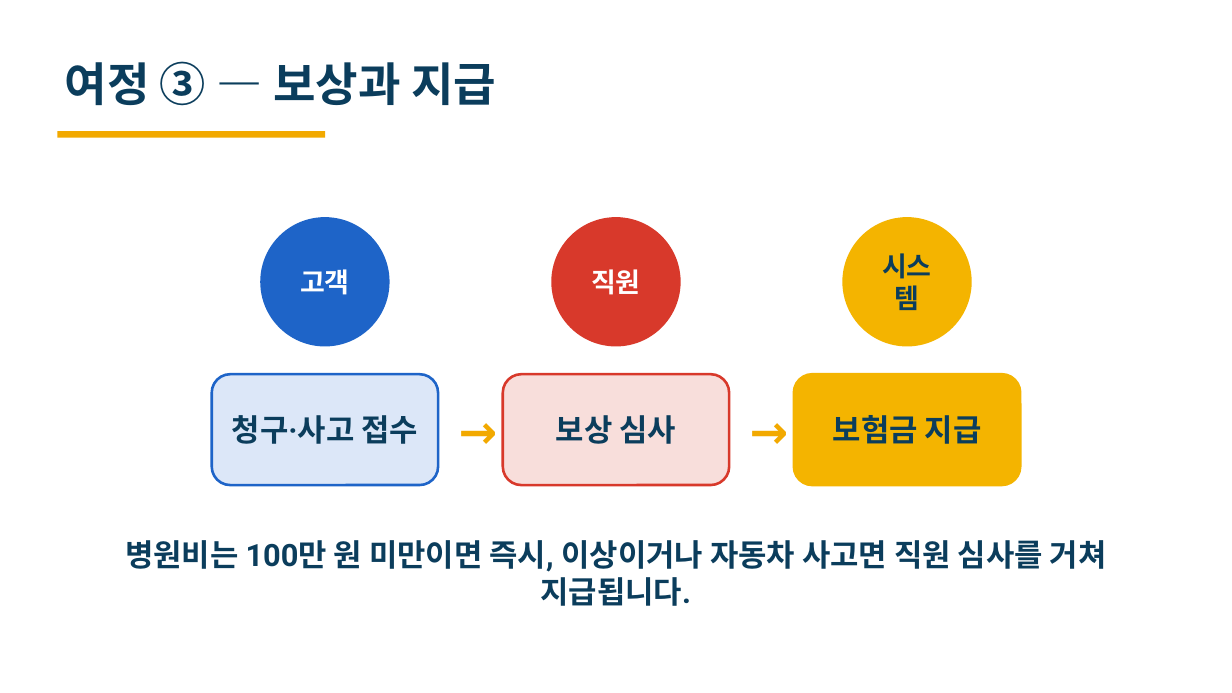
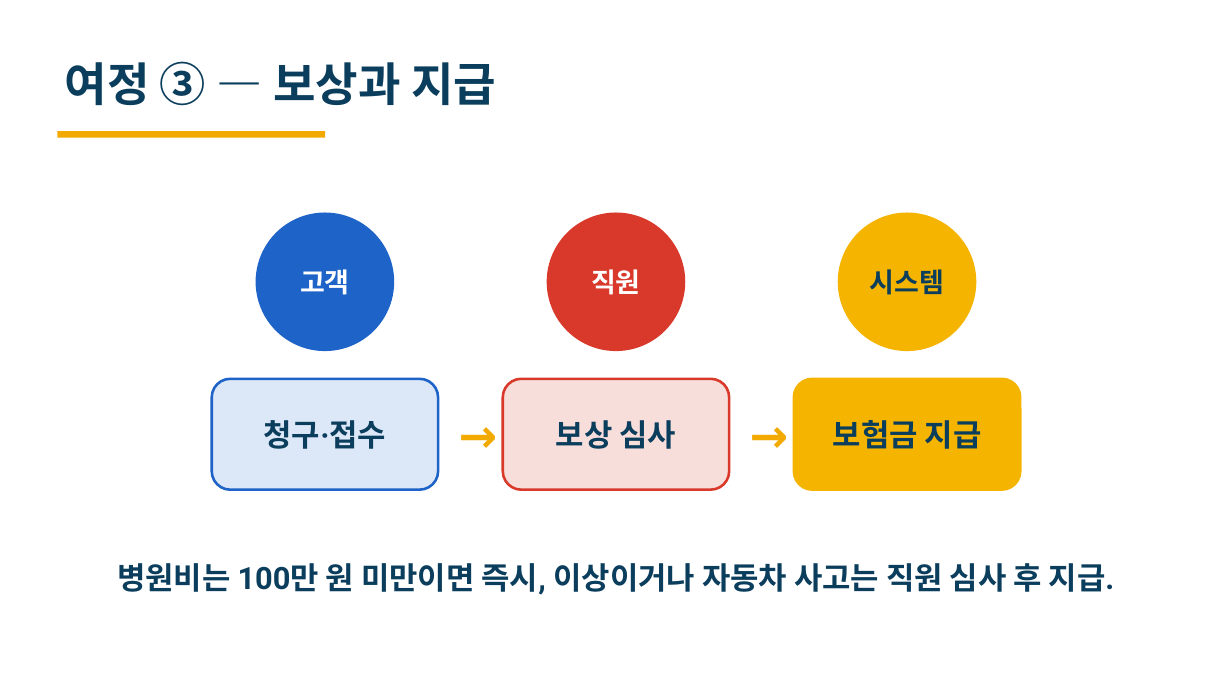
Before and after one commit to heyoonyoon/distributed-programming, a slide deck: slide 8 of docs/presentation/보험발표-편집가능.pptx. Drawn at 1232x693 pixels with LibreOffice and Linux fonts; fonts in the diff are those of the drawing. Boxes give left, top, right and bottom in pixels: in the first picture for what was removed or moved away, otherwise in the second. Text is boxed around its words. In the diff, an @@ line names an element or a change of style, - is before the commit and + after.

```diff
--- a/docs/presentation/보험발표-편집가능.pptx
+++ b/docs/presentation/보험발표-편집가능.pptx
@@ ellipse "고객": place and size @@
-ellipse "고객" at box(261, 217, 390, 347)
+ellipse "고객" at box(256, 213, 395, 351)
@@ ellipse "직원": place and size @@
-ellipse "직원" at box(552, 217, 681, 347)
+ellipse "직원" at box(547, 213, 686, 351)
@@ ellipse "시스템": place and size @@
-ellipse "시스템" at box(843, 217, 972, 347)
+ellipse "시스템" at box(838, 213, 977, 351)
@@ 3 rounded rectangles, 2 texts: place and size @@
-3 rounded rectangles, 2 texts at box(212, 374, 1020, 485)
+3 rounded rectangles, 2 texts at box(212, 379, 1020, 490)
@@ text in rounded rectangle at box(264, 420, 387, 449): text changed @@
-청구·사고 접수
+청구·접수
@@ text at box(117, 563, 1114, 595): text changed @@
-병원비는 100만 원 미만이면 즉시, 이상이거나 자동차 사고면 직원 심사를 거쳐 지급됩니다.
+병원비는 100만 원 미만이면 즉시, 이상이거나 자동차 사고는 직원 심사 후 지급.
```
Also in this commit, not shown: 5 other slides changed, 1 other file.
